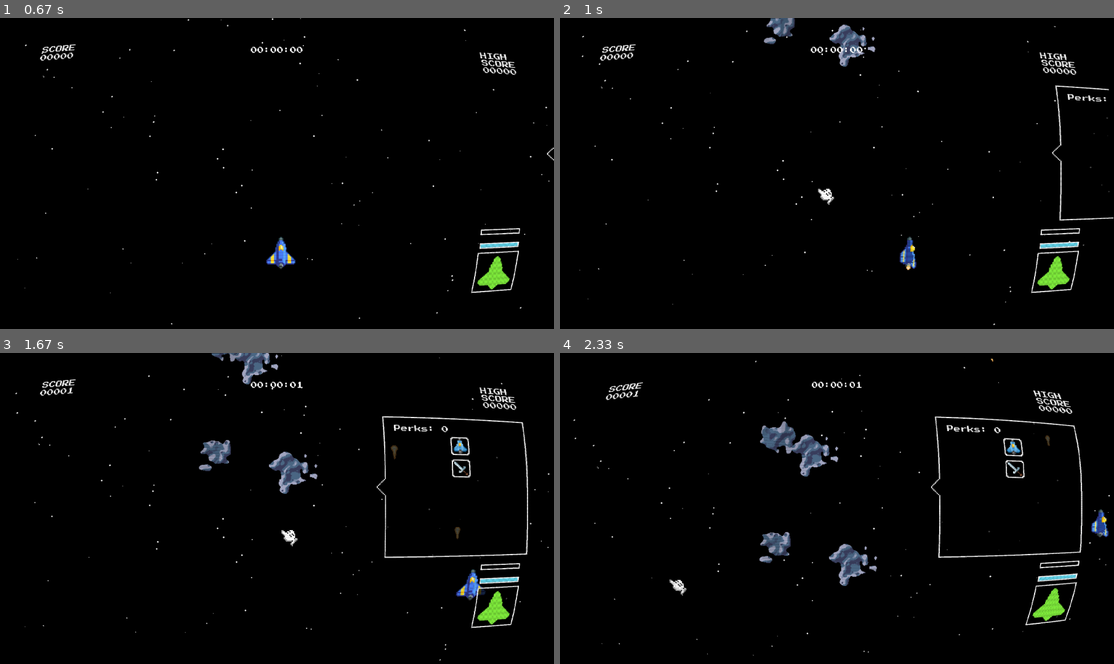
Above: before the commit, frames 1-4 (two rows, left to right).
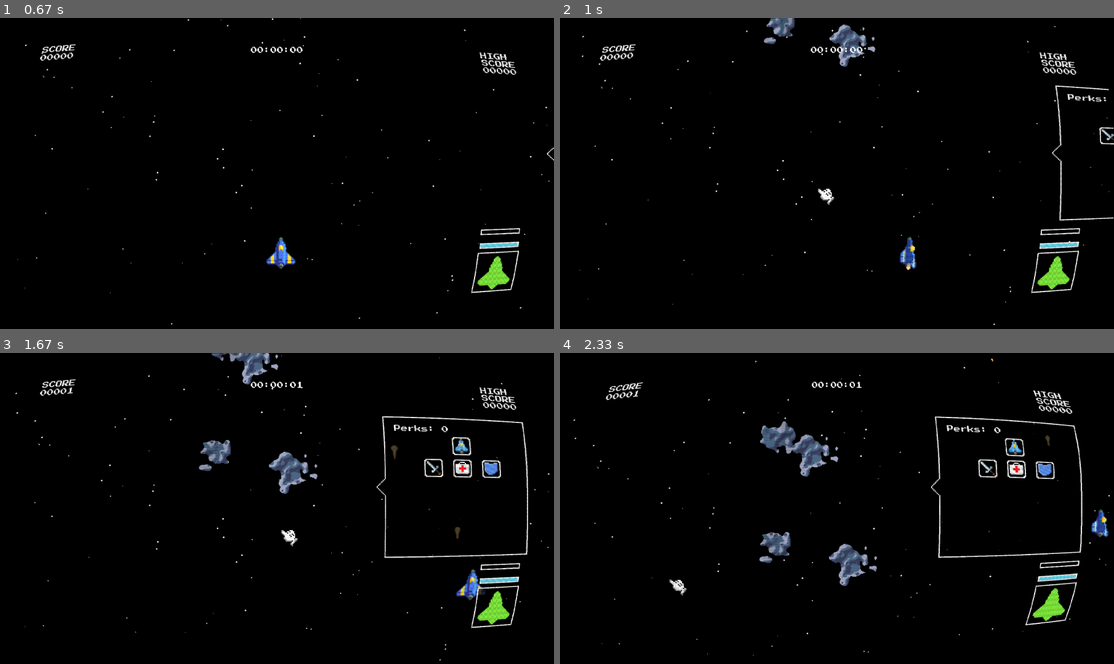
Above: after the commit, the same moments.

Repository: isGoodSoup/astros
Game: pygame game, started from main.py
Same seed, same stepped clock (60 frames per second), same inputs: the game is played once before the commit and once after it.
Inputs (mouse positions are in pixels of both pictures, inside the frame that each line leads up to):
- Up to frame 1 (0.67 s): tap Enter at 0.33 s
- Up to frame 2 (1 s): hold Tab from 0.67 s (still down); hold Right from 0.67 s (still down); move the mouse to (814, 189) at 0.7 s
- Up to frame 3 (1.67 s): release Tab at 1.13 s; release Right at 1.13 s; hold Right 1.17-1.63 s; move the mouse to (282, 530) at 1.2 s; tap Space at 1.23, 1.53 s
- Up to frame 4 (2.33 s): hold Up 1.67-1.97 s; move the mouse to (892, 576) at 1.7 s; tap Space at 1.73, 2.07 s; hold Right from 2 s (still down); move the mouse to (665, 583) at 2.03 s; tap A at 2.15 s

Frame 1 is identical in both runs. In frame 2, less than 0.1% of the frame differs, in the area x 97-100%, y 34-41%; in frame 3, 0.6%, in the area x 76-91%, y 26-41%; in frame 4, 0.5%.

Commit message:
add: new skills, skills rendering, tree shaping and more

Diff:
--- a/main.py
+++ b/main.py
@@ -172,6 +172,7 @@
 
         self.skill_tab = SkillTab()
         self.skills = SkillManager()
+        self.skills.build_tree(self.skill_tab)
 
         self.play_sound = True
         self.pause = False
@@ -203,6 +204,13 @@
                 elif event.type == pg.KEYDOWN:
                     if event.key == pg.K_TAB:
                         self.skill_tab.active = not self.skill_tab.active
+                    if event.type == pygame.MOUSEBUTTONDOWN:
+                        for skill in self.skills.skills:
+                            if skill.is_hovered(pygame.mouse.get_pos()):
+                                if not skill.unlocked:
+                                    self.skills.unlock(skill)
+                                else:
+                                    self.skills.upgrade(skill, self.ship)
                     if event.key == pg.K_a:
                         if event.mod & pg.KMOD_SHIFT:
                             crt.prog['curvature'].value = max(0.0,
@@ -532,6 +540,11 @@
         asteroid_hit = pg.sprite.spritecollideany(self.ship, self.asteroids,# type: ignore
                                                   collided=lambda s,m: s.hitbox.colliderect(m.hitbox))
         if asteroid_hit:
+            if random.random() <= self.ship.evasion:
+                x, y = asteroid_hit.rect.center
+                self.floating_numbers.add(FloatingNumber(x, y,"MISS", color=(255, 255, 100))) # type: ignore
+                return
+
             ship_center_x = self.ship.rect.centerx
             ship_center_y = self.ship.rect.centery
             explosion = Explosion(ship_center_x, ship_center_y,
--- a/scripts/all_skills.py
+++ b/scripts/all_skills.py
@@ -13,3 +13,16 @@
     def apply(self, ship, level):
         ship.damage += ship.damage * (level * 0.2)
         return [ship.damage]
+
+class Survival(Ability):
+    @override
+    def apply(self, ship, level):
+        ship.shield = ship.base_shield * (1 + 0.2 * level)
+        ship.evasion += 0.01 * level
+        return [ship.shield]
+
+class Tank(Ability):
+    @override
+    def apply(self, ship, level):
+        ship.hitpoints = ship.hitpoints * (1 + 0.5 * level)
+        return [ship.hitpoints]
--- a/scripts/ship.py
+++ b/scripts/ship.py
@@ -23,6 +23,7 @@
         self.shield = self.max_shield
         self.damage = 4
         self.crit = self.damage * 3
+        self.evasion = 0.01
 
         self.level = 1
         self.xp = 0
--- a/scripts/skill.py
+++ b/scripts/skill.py
@@ -33,10 +33,13 @@
         self.max_level = max_level
         self.unlocked = False
         self.hovered = False
-        self.requirements = []
 
-    def is_hovered(self, mouse):
-        self.hovered = self.rect.collidepoint(mouse.get_pos())
+        self.pos = (0, 0)
+        self.parents = []
+        self.children = []
+
+    def is_hovered(self, mouse_pos):
+        self.hovered = self.rect.collidepoint(mouse_pos)
         return self.hovered
 
     def is_unlocked(self):
@@ -54,8 +57,6 @@
 class SkillManager:
     def __init__(self):
         self.skills = []
-        self.add_skill(Skill("Explorer", Explorer(), "01_explorer"))
-        self.add_skill(Skill("Beserk", DamageBoost(), "02_damage"))
 
     def add_skill(self, skill):
         self.skills.append(skill)
@@ -65,7 +66,7 @@
             skill.unlocked = True
 
     def can_unlock(self, skill):
-        return all(req.level > 0 for req in skill.requirements)
+        return all(req.level > 0 for req in skill.parents)
 
     def upgrade(self, skill, ship):
         if ship.perk_points <= 0:
@@ -79,3 +80,23 @@
 
     def get_unlocked(self):
         return [s for s in self.skills if s.unlocked]
+
+    def build_tree(self, skill_tab):
+        explorer = Skill("Explorer", Explorer(), "01_explorer")
+        berserk = Skill("Berserk", DamageBoost(), "02_berserk")
+        survivor = Skill("Survivor", Survival(), "03_survivor")
+        tank = Skill("Tank", Tank(), "04_tank")
+
+        explorer.parents = []
+        berserk.parents = [explorer]
+        survivor.parents = [explorer]
+        tank.parents = [explorer]
+
+        explorer.children = [berserk, survivor, tank]
+        explorer.pos = (skill_tab.padding + 200, skill_tab.padding)
+        first_y = 80
+
+        berserk.pos = (explorer.pos[0] - 100, explorer.pos[1] + first_y)
+        survivor.pos = (explorer.pos[0], explorer.pos[1] + first_y)
+        tank.pos = (explorer.pos[0] + 100, explorer.pos[1] + first_y)
+        self.skills = [explorer, berserk, survivor, tank]
--- a/scripts/skill_tab.py
+++ b/scripts/skill_tab.py
@@ -15,9 +15,8 @@
         self.height = self.image.get_height()
         self.speed = 10
         self.active = False
-        self.nodes = [
 
-        ]
+        self.padding = 75
 
     def update(self, hud_padding):
         if self.active:
@@ -32,16 +31,13 @@
 
     def render(self, screen, font, ship, skill_manager):
         screen.blit(self.image, self.rect)
-        padding = 75
         perk_points = font.render(f"Perks: {ship.perk_points}", True,
                                   (255, 255, 255))
-        screen.blit(perk_points, (self.x + padding, self.y + padding // 2))
+        screen.blit(perk_points, (self.x + self.padding, self.y + self.padding // 2))
 
-        for i, skill in enumerate(skill_manager.skills):
-            y_pos = self.y + padding + (i * 80)
-            x_pos = self.x + self.width // 2
-            skill.rect.topleft = (x_pos, y_pos)
-            skill.is_hovered(pygame.mouse)
+        for skill in skill_manager.skills:
+            x, y = skill.pos
             frame = pygame.transform.scale(skill.current_frame(), (64, 64))
-            screen.blit(frame, (x_pos, y_pos))
-            screen.blit(skill.icon_image, (x_pos, y_pos))
+            skill.rect.topleft = (self.x + x, self.y + y)
+            screen.blit(frame, skill.rect)
+            screen.blit(skill.icon_image, skill.rect)
Renamed: assets/ui/skills/02_damage.png -> assets/ui/skills/02_berserk.png
Binary file added: assets/ui/skills/03_survivor.png
Binary file added: assets/ui/skills/04_tank.png
